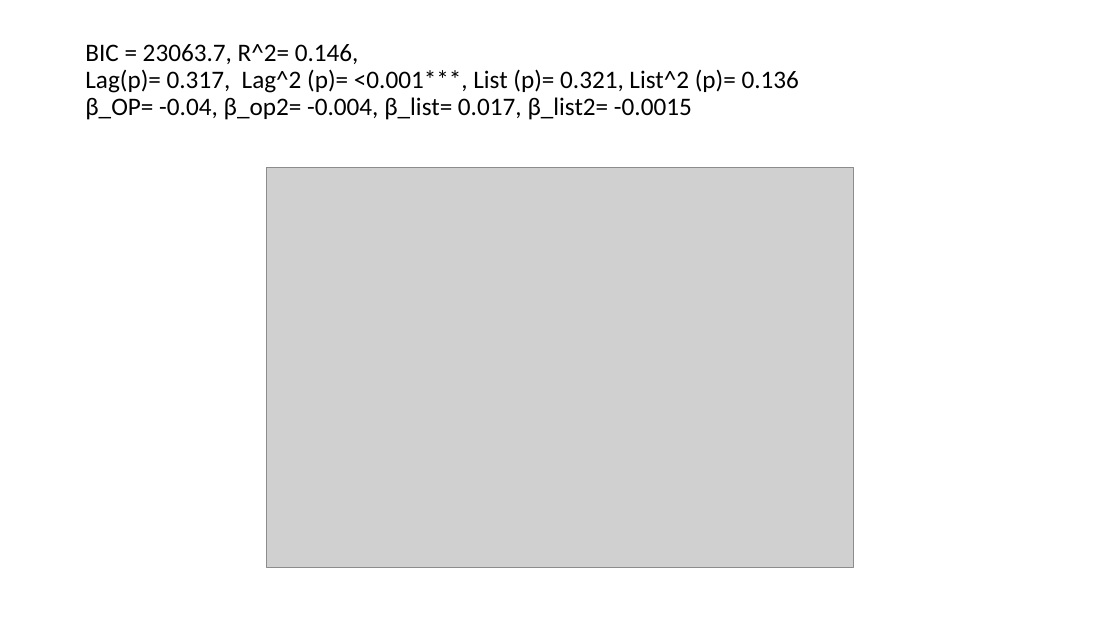
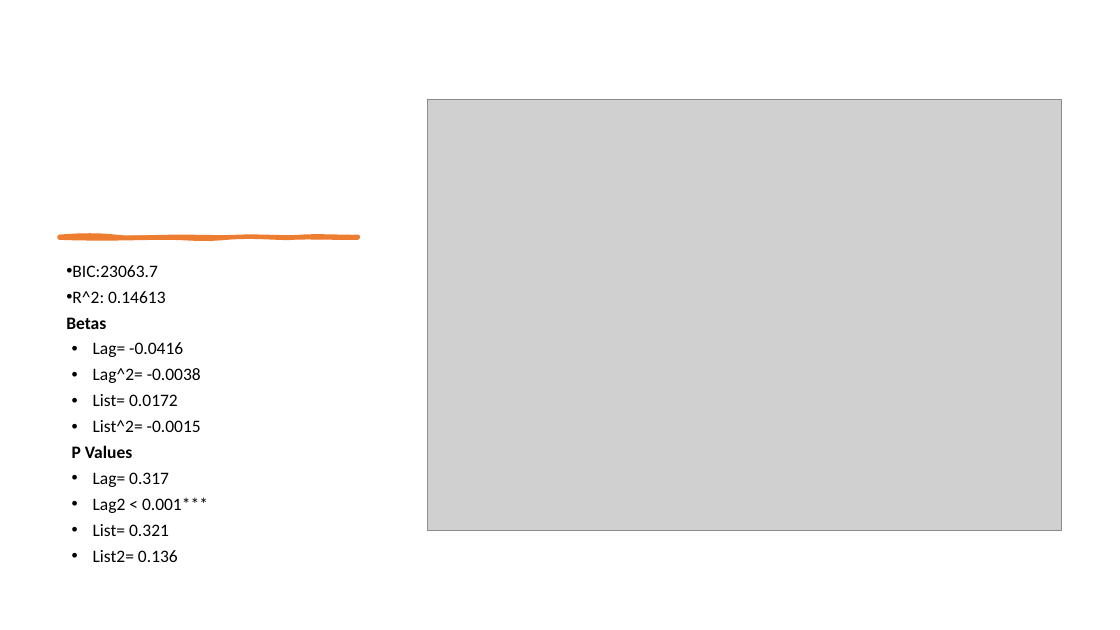
Before and after one commit to rawilder95/FYP-new, a slide deck: slide 3 of recognition_mods_07242021.pptx. Drawn at 1120x630 pixels with LibreOffice and Linux fonts; fonts in the diff are those of the drawing; grey boxes stand for pictures. Boxes give left, top, right and bottom in pixels: in the first picture for what was removed or moved away, otherwise in the second. Text is boxed around its words. In the diff, an @@ line names an element or a change of style, - is before the commit and + after.

```diff
--- a/recognition_mods_07242021.pptx
+++ b/recognition_mods_07242021.pptx
@@ title removed at (85, 44, 799, 120) @@
-BIC = 23063.7, R^2= 0.146,
-Lag(p)= 0.317, Lag^2 (p)= <0.001***, List (p)= 0.321, List^2 (p)= 0.136
-β_OP= -0.04, β_op2= -0.004, β_list= 0.017, β_list2= -0.0015
@@ picture: place and size @@
-picture at (266, 168, 854, 568)
+picture at (428, 99, 1062, 530)
@@ freeform shape added at (59, 236, 358, 238), fill #ED7D31, outline #ED7D31 3 pt @@
@@ text added at (66, 265, 208, 562), 15 pt, text #000000 @@
+• BIC:23063.7
+• R^2: 0.14613
+Betas
+• Lag= -0.0416
+• Lag^2= -0.0038
+• List= 0.0172
+• List^2= -0.0015
+P Values
+• Lag= 0.317
+• Lag2 < 0.001***
+• List= 0.321
+• List2= 0.136
```
Also in this commit, not shown: 1 other slide changed, 3 slides added, 3 slides removed, 2 other files.
